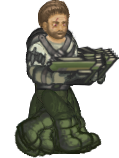
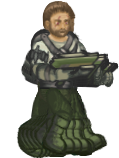
Layers edited between the first and the second w=119, h=158 image:
removed layer "walking8" over 15, 5, 106, 152
removed layer "walking7" over 18, 5, 106, 153
removed layer "walking3" over 17, 4, 105, 154
removed layer "walking2" over 14, 5, 106, 155
removed layer "walking15" over 16, 5, 106, 158
removed layer "walking1" over 14, 5, 106, 157
removed layer "walking0" over 16, 5, 106, 158
removed layer "ranged5" over 28, 3, 119, 154
removed layer "ranged4" over 28, 3, 118, 154
removed layer "ranged3" over 28, 3, 116, 154
removed layer "ranged2" over 28, 3, 115, 154
removed layer "ranged0" over 28, 3, 119, 154
added layer "enemy3-walk5" above "enemy3-walk4" over 20, 4, 108, 155
added layer "enemy3-walk4" above "enemy3-walk3" over 16, 5, 109, 156
added layer "enemy3-walk3" above "enemy3-walk25" over 16, 5, 109, 156
added layer "enemy3-walk25" above "enemy3-walk24" over 18, 6, 109, 158
added layer "enemy3-walk24" above "enemy3-walk23" over 22, 5, 109, 158
added layer "enemy3-walk2" above "enemy3-walk19" over 16, 5, 109, 157
added layer "enemy3-walk14" above "enemy3-walk13" over 20, 5, 109, 154
added layer "enemy3-walk13" above "enemy3-walk12" over 18, 5, 109, 152
added layer "enemy3-walk12" above "enemy3-walk11" over 19, 5, 109, 153
added layer "enemy3-walk1" above "enemy3-ranged9" over 17, 6, 109, 158
added layer "enemy3-idle8" above "enemy3-idle7" over 33, 4, 118, 157
added layer "enemy3-walk0" over 21, 6, 112, 158
…and 57 more changes (36 added, 21 removed)
